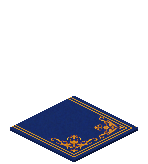
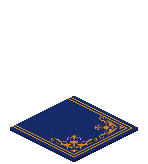
Before/after of a (148, 164) layered artwork. What changed in the layer stack:
painted on "Iso_Deco_Ground_Carpet_Blue_13", unmasked it over [35, 97, 136, 152]
renamed "Stripes" to "Iso_Deco_Ground_Carpet_Blue_08", painted on it over [35, 97, 136, 152]
